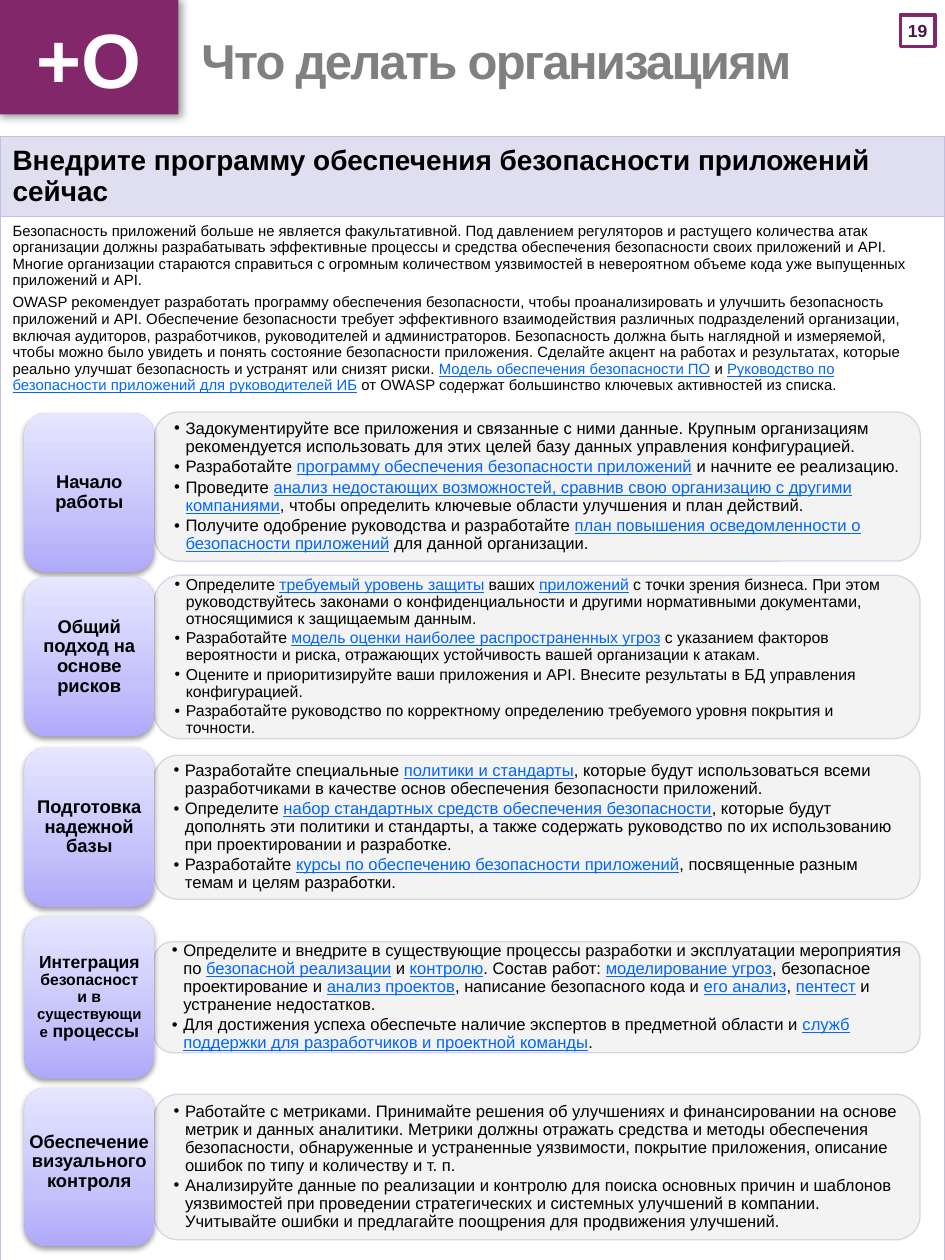
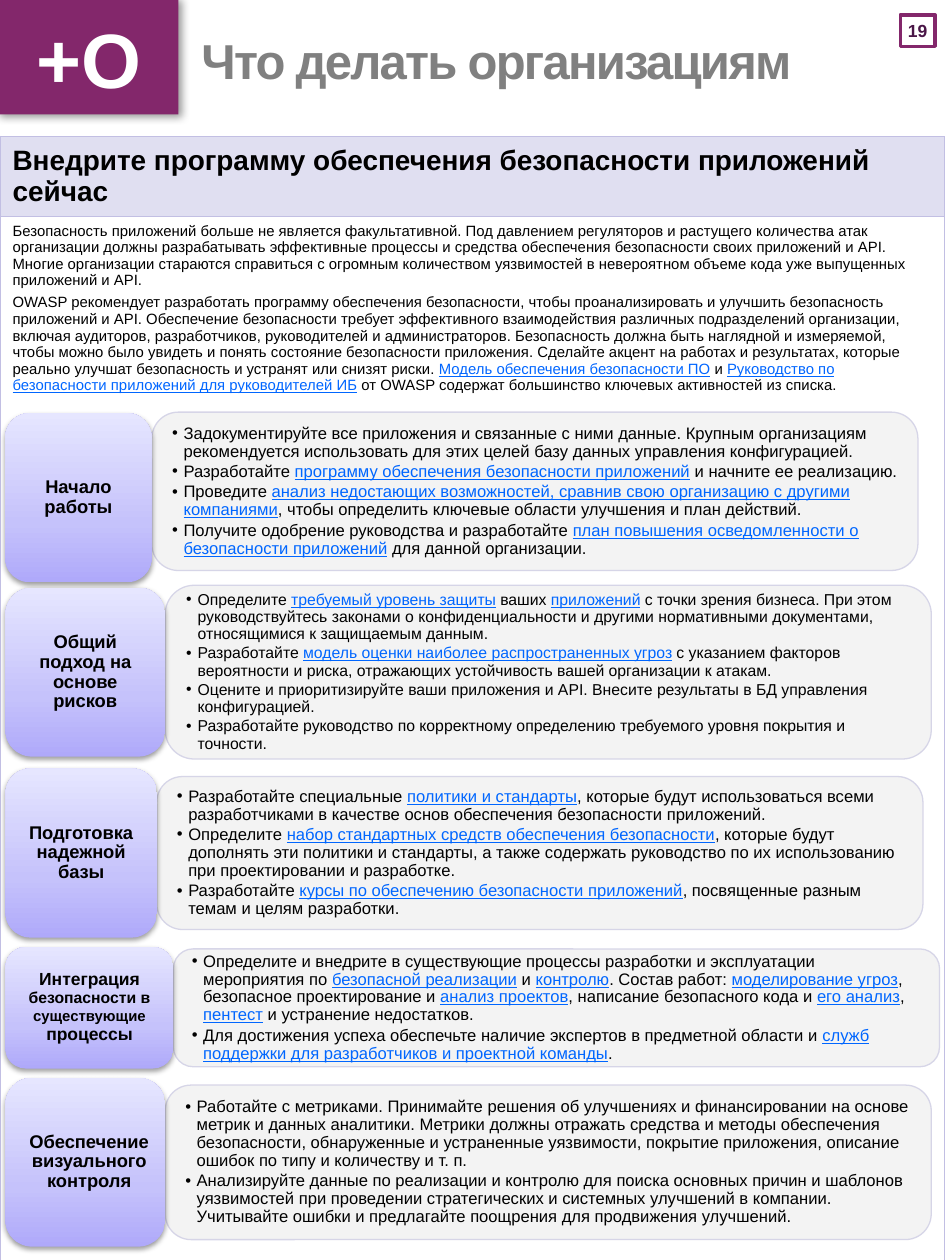
Before and after one commit to OWASP/Top10, a slide deck: slide 20 of 2017/OWASP Top 10-2017-ru.pptx. Drawn at 945x1260 pixels with LibreOffice and Linux fonts; fonts in the diff are those of the drawing. Boxes give left, top, right and bottom in pixels: in the first picture for what was removed or moved away, otherwise in the second. Text is boxed around its words. In the diff, an @@ line names an element or a change of style, - is before the commit and + after.

```diff
--- a/2017/OWASP Top 10-2017-ru.pptx
+++ b/2017/OWASP Top 10-2017-ru.pptx
@@ rounded rectangle: place and size @@
-rounded rectangle at [24, 413, 154, 572]
+rounded rectangle at [5, 413, 151, 582]
@@ rounded rectangle: place and size @@
-rounded rectangle at [154, 412, 920, 561]
+rounded rectangle at [152, 412, 919, 571]
@@ text "Начало работы": place and size @@
-text "Начало работы" at [55, 475, 123, 512]
+text "Начало работы" at [44, 480, 112, 517]
@@ rounded rectangle: place and size @@
-rounded rectangle at [24, 577, 154, 736]
+rounded rectangle at [5, 587, 165, 756]
@@ text "Общий подход на основе рисков": place and size @@
-text "Общий подход на основе рисков" at [43, 619, 135, 696]
+text "Общий подход на основе рисков" at [39, 634, 131, 711]
@@ rounded rectangle: place and size @@
-rounded rectangle at [154, 575, 920, 738]
+rounded rectangle at [165, 585, 931, 759]
@@ text "Определите требуемый уровень защиты ваших ...": place and size @@
-text "Определите требуемый уровень защиты ваших ..." at [186, 578, 880, 733]
+text "Определите требуемый уровень защиты ваших ..." at [198, 593, 891, 749]
@@ rounded rectangle: place and size @@
-rounded rectangle at [24, 747, 154, 906]
+rounded rectangle at [5, 769, 156, 937]
@@ text "Подготовка надежной базы": place and size @@
-text "Подготовка надежной базы" at [37, 800, 141, 852]
+text "Подготовка надежной базы" at [29, 826, 133, 878]
@@ rounded rectangle: place and size @@
-rounded rectangle at [154, 756, 920, 900]
+rounded rectangle at [157, 777, 923, 929]
@@ text "Разработайте специальные политики и стандарты, ...": place and size @@
-text "Разработайте специальные политики и стандарты, ..." at [185, 763, 891, 892]
+text "Разработайте специальные политики и стандарты, ..." at [188, 789, 895, 918]
@@ rounded rectangle: place and size @@
-rounded rectangle at [24, 916, 154, 1079]
+rounded rectangle at [5, 948, 173, 1068]
@@ text "Интеграция безопасности в существующие процессы" rewrapped from [53, 947, 501, 1041] to [29, 973, 151, 1044] @@
@@ rounded rectangle: place and size @@
-rounded rectangle at [154, 941, 920, 1052]
+rounded rectangle at [173, 949, 939, 1067]
@@ bullet •• to • in 5 elements at [184, 426, 897, 558], [197, 1099, 909, 1226], [188, 789, 895, 918], [198, 593, 891, 749], [203, 955, 905, 1063] @@
@@ text "Определите и внедрите в существующие ...": place and size @@
-text "Определите и внедрите в существующие ..." at [183, 944, 901, 1052]
+text "Определите и внедрите в существующие ..." at [203, 955, 905, 1063]
@@ rounded rectangle: place and size @@
-rounded rectangle at [24, 1087, 154, 1246]
+rounded rectangle at [5, 1079, 165, 1247]
@@ rounded rectangle: place and size @@
-rounded rectangle at [153, 1094, 919, 1239]
+rounded rectangle at [166, 1084, 932, 1239]
@@ text "Работайте с метриками. Принимайте решения ...": place and size @@
-text "Работайте с метриками. Принимайте решения ..." at [185, 1104, 897, 1231]
+text "Работайте с метриками. Принимайте решения ..." at [197, 1099, 909, 1226]
```
Also in this commit, not shown: 23 other slides changed, 22 other files.
